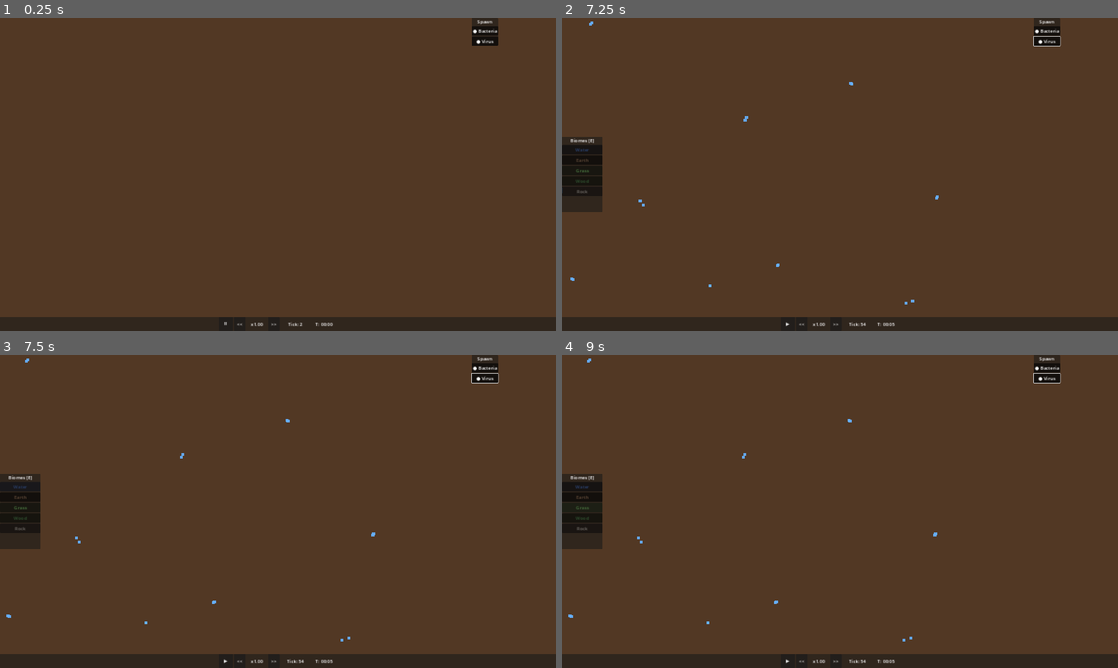
Above: before the commit, frames 1-4 (two rows, left to right).
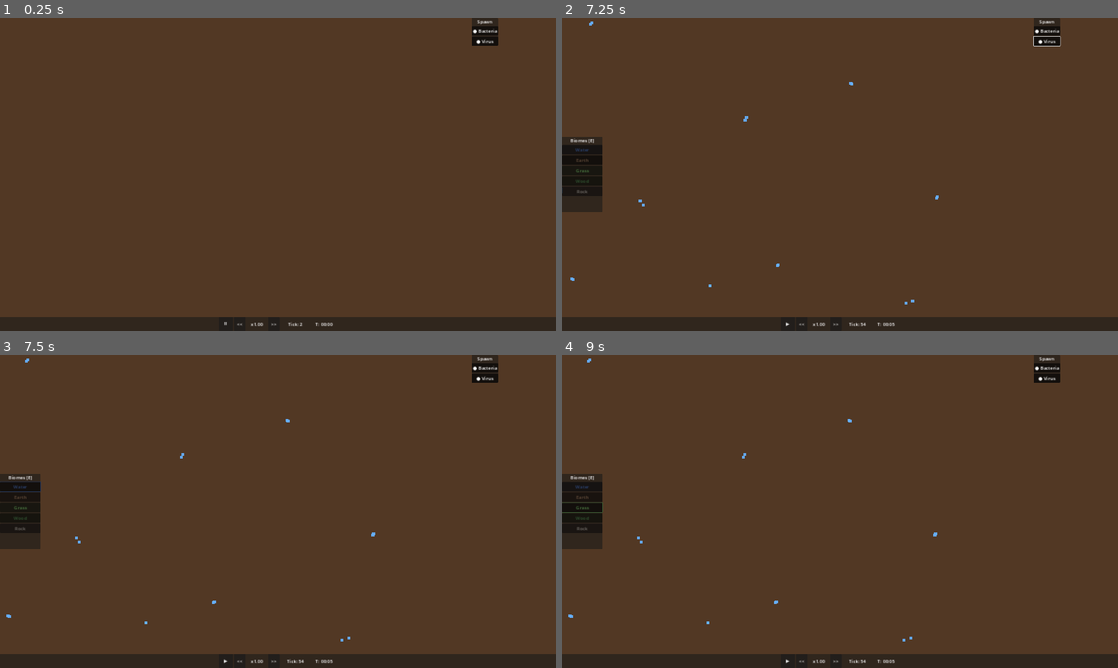
Above: after the commit, the same moments.

Repository: trinityUwU/Primordia
Game: Godot game, scene res://scenes/World.tscn
Two runs of this game, one before a commit and one after it. Both use one fixed random seed, a clock stepped at 60 frames per second and the inputs below.
Inputs (mouse positions are in pixels of both pictures, inside the frame that each line leads up to):
- Up to frame 1 (0.25 s): no input
- Up to frame 2 (7.25 s): click "⏸" at 0.5 s; click "▶" at 1.25 s; click "<<" at 2 s; click ">>" at 2.75 s; click "● Bacteria" at 3.5 s; click "○ Bacteria" at 4.25 s; click "● Virus" at 5 s; click "○ Virus" at 5.75 s; tap Enter at 6.5 s; move the mouse to (962, 158) at 6.52 s; hold D from 6.53 s (still down); tap E at 6.6 s; click (962, 158) at 6.67 s; tap Space at 6.77 s
- Up to frame 3 (7.5 s): release D at 7.25 s; click "Water" at 7.25 s
- Up to frame 4 (9 s): click "Earth" at 8 s; click "Grass" at 8.75 s

Frames 1-2 are identical in both runs. In frame 3, less than 0.1% of the frame differs, in the area x 0-90%, y 5-44%; in frame 4, less than 0.1%.

Commit message:
fix: BiomeEditor ignore clicks on palette panel, allow button selection

Diff:
--- a/scripts/ui/BiomeEditor.gd
+++ b/scripts/ui/BiomeEditor.gd
@@ -63,6 +63,8 @@
 	if event is InputEventMouseButton:
 		var mb := event as InputEventMouseButton
 		if mb.button_index == MOUSE_BUTTON_LEFT:
+			if _panel.get_global_rect().has_point(mb.position):
+				return
 			_painting = mb.pressed
 			if _painting:
 				_paint_at(mb.position)
